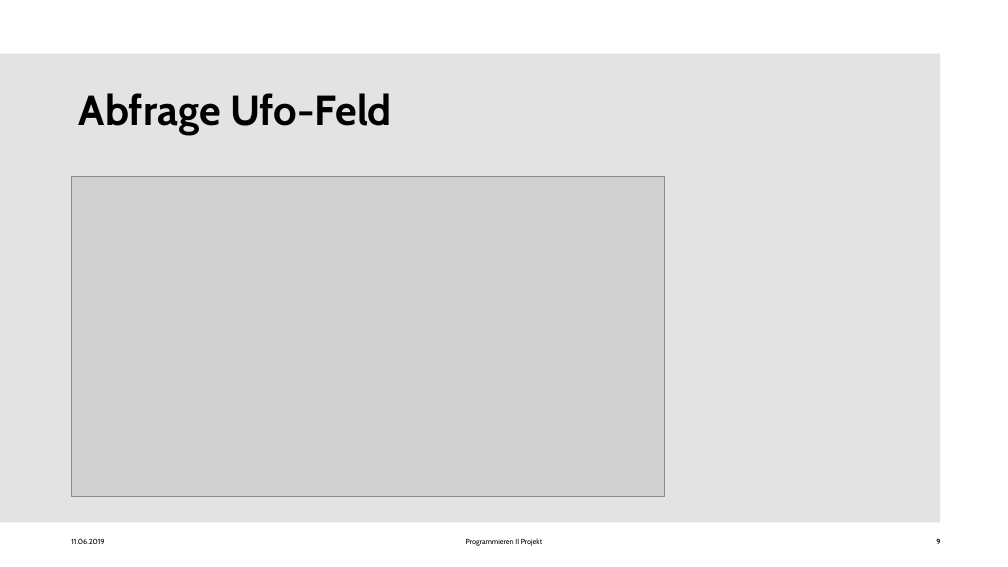
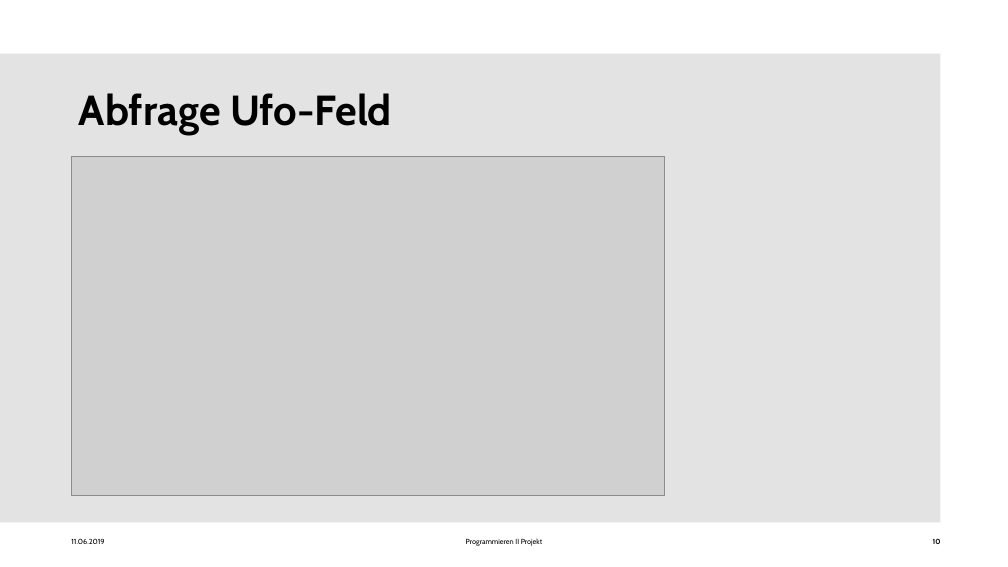
Before and after one commit to Seafyre/snakes-and-ladders, a slide deck: slide 10 of Programmieren II Projekt - Präsi.pptx (slide 9 before the commit). Drawn at 1008x567 pixels with LibreOffice and Linux fonts; fonts in the diff are those of the drawing; grey boxes stand for pictures; background and template pictures are left out. Boxes give left, top, right and bottom in pixels: in the first picture for what was removed or moved away, otherwise in the second. Text is boxed around its words. In the diff, an @@ line names an element or a change of style, - is before the commit and + after.

```diff
--- a/Programmieren II Projekt - Präsi.pptx
+++ b/Programmieren II Projekt - Präsi.pptx
@@ picture: place and size @@
-picture at bbox=[71, 177, 664, 497]
+picture at bbox=[71, 157, 664, 496]
@@ page number at bbox=[933, 539, 941, 544]: text changed @@
-9
+10
```
Also in this commit, not shown: 9 other slides changed, 1 slide added.
